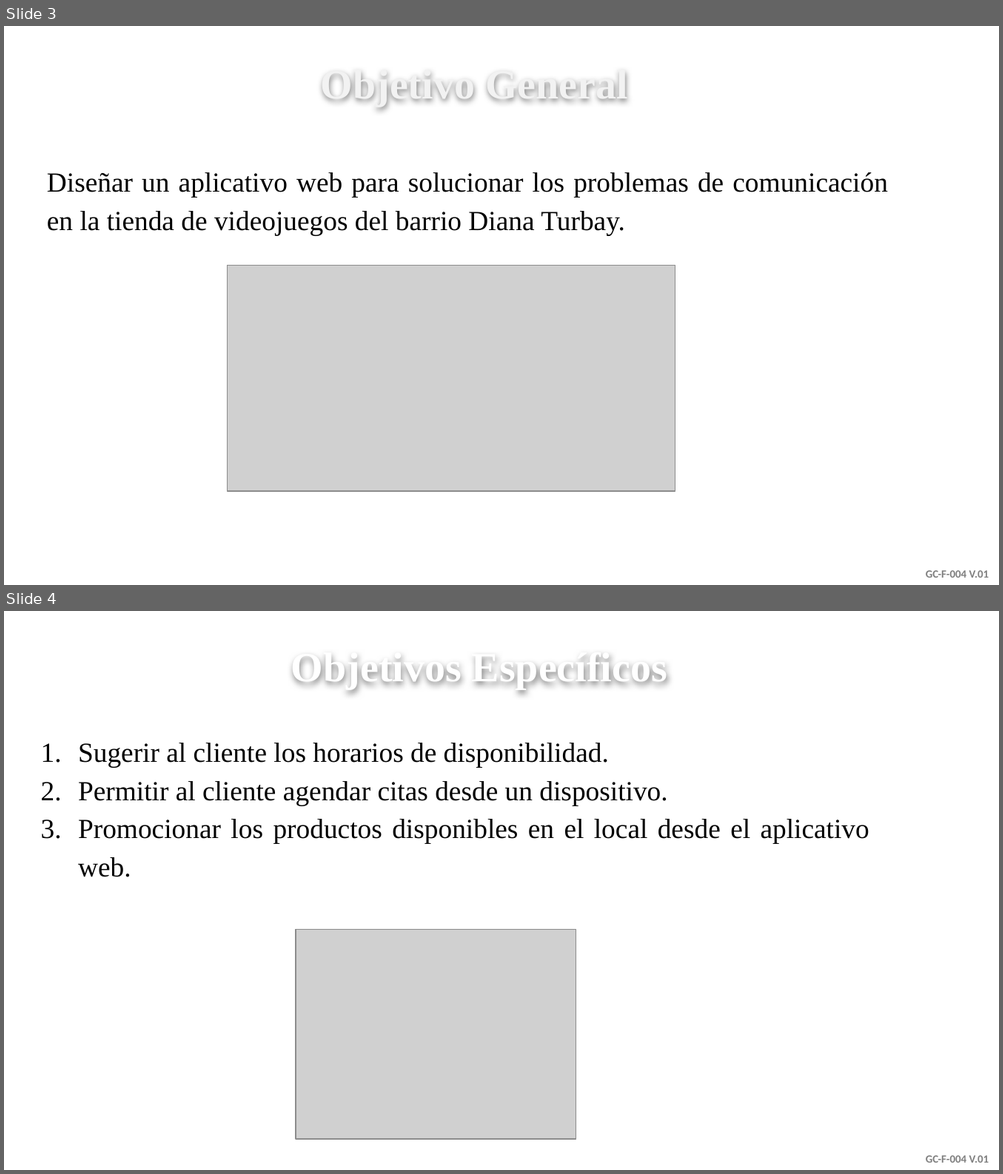
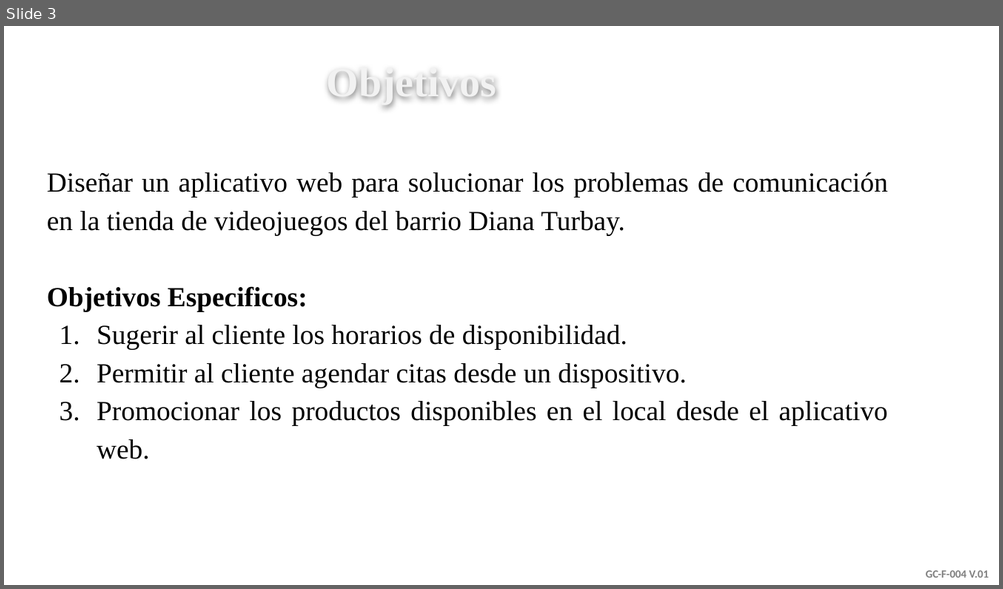
Before and after one commit to senaceet/Kyukeisho_New, a slide deck: Presentación_Proyecto.pptx. Shown one above the other, each under a label of ours: slides 3 and 4 before the commit, slide 3 after it. The pictures are 1003x1174 and 1003x589 pixels, drawn with LibreOffice and Linux fonts; fonts in the diff are those of the drawing; grey boxes stand for pictures; background and template pictures are left out. Boxes give left, top, right and bottom in pixels: in the first picture for what was removed or moved away, otherwise in the second. Text is boxed around its words. In the diff, an @@ line names an element or a change of style, - is before the commit and + after.

```diff
--- a/Presentación_Proyecto.pptx
+++ b/Presentación_Proyecto.pptx
@@ slide 4 removed at <box>4,611,999,1170</box>, background picture (left out); not listed: 1 template element that a slide beside it also shows @@
@@ text removed at <box>291,656,667,689</box> @@
-Objetivos Específicos
@@ text removed at <box>78,743,869,877</box> @@
-1. Sugerir al cliente los horarios de disponibilidad.
-2. Permitir al cliente agendar citas desde un dispositivo.
-3. Promocionar los productos disponibles en el local desde el aplicativo web.
@@ picture removed at <box>296,929,575,1139</box> @@
@@ slide 3 changed as well @@
@@ text at <box>327,73,497,104</box>: text changed @@
-Objetivo General
+Objetivos
@@ picture removed at <box>227,266,674,492</box> @@
@@ text at <box>47,286,888,460</box>: paragraphs added @@
+Objetivos Especificos:
+1. Sugerir al cliente los horarios de disponibilidad.
+2. Permitir al cliente agendar citas desde un dispositivo.
+3. Promocionar los productos disponibles en el local desde el aplicativo web.
```
Also in this commit, not shown: 2 other slides changed, 4 slides added, 2 other slides removed, 5 other files.
